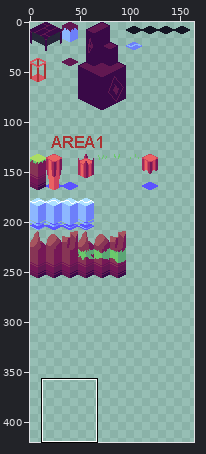
A pixel-art file gets an edit: Tileset/Isometic Tiles Testing.aseprite. Above: a wide view before the commit, with the close-up outlined.
Close-up. Earlier state:
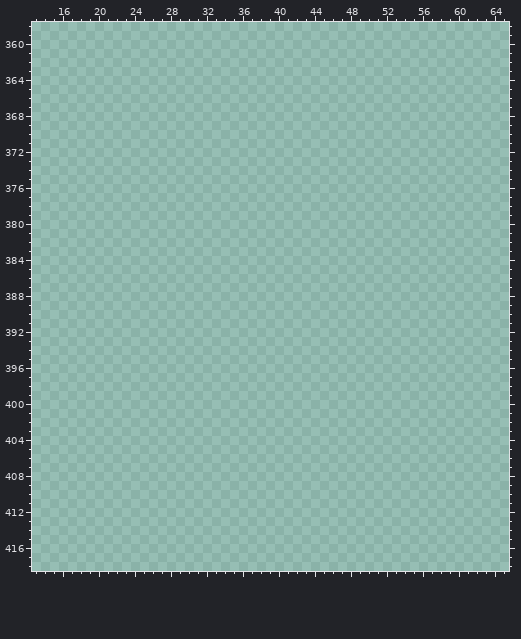
256x512 pixels, 1 frame. Colours within 5 levels of each other are drawn and written as one. Shown: x 13..65, y 358..418. The wide view leaves out empty margins. The commit also changed other parts of the picture, which this record leaves out.
Now the later version:
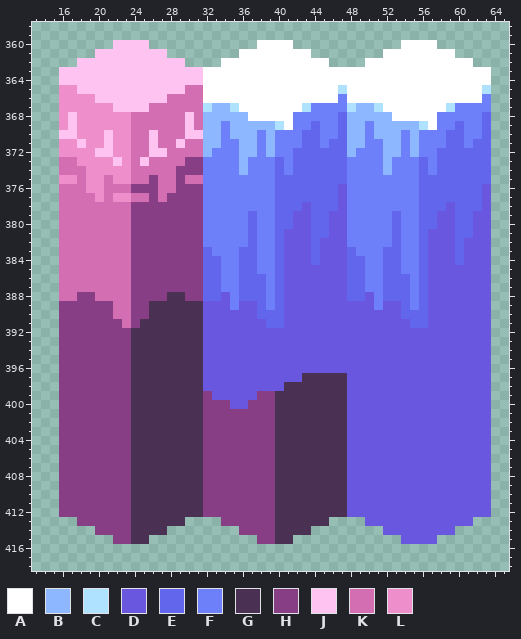
Palette (. is transparent): A #ffffff  B #8db7ff  C #aee2ff  D #6957df  E #6266ed  F #6d80fa  G #4a3052  H #873e84  J #ffc3f2  K #d46eb3  L #ee8fcb
Changes in this commit:
@@ x 13..65 @@
 359 .....................................................
-360 .....................................................
-361 .....................................................
-362 .....................................................
-363 .....................................................
-364 .....................................................
-365 .....................................................
-366 .....................................................
-367 .....................................................
-368 .....................................................
-369 .....................................................
-370 .....................................................
-371 .....................................................
-372 .....................................................
-373 .....................................................
-374 .....................................................
-375 .....................................................
-376 .....................................................
-377 .....................................................
-378 .....................................................
-379 .....................................................
-380 .....................................................
-381 .....................................................
-382 .....................................................
-383 .....................................................
-384 .....................................................
-385 .....................................................
-386 .....................................................
-387 .....................................................
-388 .....................................................
-389 .....................................................
-390 .....................................................
-391 .....................................................
-392 .....................................................
-393 .....................................................
-394 .....................................................
-395 .....................................................
-396 .....................................................
-397 .....................................................
-398 .....................................................
-399 .....................................................
-400 .....................................................
-401 .....................................................
-402 .....................................................
-403 .....................................................
-404 .....................................................
-405 .....................................................
-406 .....................................................
-407 .....................................................
-408 .....................................................
-409 .....................................................
-410 .....................................................
-411 .....................................................
-412 .....................................................
-413 .....................................................
-414 .....................................................
-415 .....................................................
+360 .........JJJJ............AAAA............AAAA........
+361 .......JJJJJJJJ........AAAAAAAA........AAAAAAAA......
+362 .....JJJJJJJJJJJJ....AAAAAAAAAAAA....AAAAAAAAAAAA....
+363 ...JJJJJJJJJJJJJJJJAAAAAAAAAAAAAAAAAAAAAAAAAAAAAAAA..
+364 ...JJJJJJJJJJJJJJJJAAAAAAAAAAAAAAAAAAAAAAAAAAAAAAAA..
+365 ...LLJJJJJJJJJJJJKKAAAAAAAAAAAAAAACAAAAAAAAAAAAAAAC..
+366 ...LLLLJJJJJJJJKKKKAAAAAAAAAAAAAAAFAAAAAAAAAAAAAAAF..
+367 ...LLLLLLJJJJKKKKKKCBBCAAAAAAACFFFFCBBCAAAAAAACFFFF..
+368 ...LJLLLLLLKKKKKKJKBBBBBAAAAAFFFFFEBBBBBAAAAAFFFFFE..
+369 ...LJLLLLLLKKKKKKJKBBFBBBBBCAFFEFFEBBFBBBBBCAFFEFFE..
+370 ...JJLLLJLLKKJKKKJJBBFBBBFBFFFEEFFEBBFBBBFBFFFEEFFE..
+371 ...LLJLLJLLKKJKKJKKBBFFBBFBFFFEEFEEBBFFBBFBFFFEEFEE..
+372 ...LLLLJJLLKKJJKKKKBFFFBBFBFFEEEEEEBFFFBBFBFFEEEEEE..
+373 ...KKLLLLJLKJKKKKHHFFFFBFFFEFEEEEEEFFFFBFFFEFEEEEEE..
+374 ...KKKLLLLLKKKKKHHHFFFFBFFFEFEEEEEEFFFFBFFFEFEEEEEE..
+375 ...LLKLLKLLKKHKKHKKFFFFFFFFEEEEEEEEFFFFFFFFEEEEEEEE..
+376 ...KKKLLKKKHHHKKHHHFFFFFFFFEEEEEEEDFFFFFFFFEEEEEEED..
+377 ...KKKKLKLLKKHKHHHHFFFFFFFFEEEEEEEDFFFFFFFFEEEEEEED..
+378 ...KKKKKKKKHHHHHHHHFFFFFFFFEEEDEEEDFFFFFFFFEEEDEEED..
+379 ...KKKKKKKKHHHHHHHHFFFFFEFFEEDDEEDDFFFFFEFFEEDDEEDD..
+380 ...KKKKKKKKHHHHHHHHFFFFFEFFEEDDEEDDFFFFFEFFEEDDEEDD..
+381 ...KKKKKKKKHHHHHHHHFFFFFEFFEDDDEEDDFFFFFEFFEDDDEEDD..
+382 ...KKKKKKKKHHHHHHHHFFFFFEFFEDDDEDDDFFFFFEFFEDDDEDDD..
+383 ...KKKKKKKKHHHHHHHHEFFFEEFFEDDDEDDDEFFFEEFFEDDDEDDD..
+384 ...KKKKKKKKHHHHHHHHEEFFEEFFEDDDEDDDEEFFEEFFEDDDEDDD..
+385 ...KKKKKKKKHHHHHHHHEEFFEEFFEDDDDDDDEEFFEEFFEDDDDDDD..
+386 ...KKKKKKKKHHHHHHHHEEFFEEEFEDDDDDDDEEFFEEEFEDDDDDDD..
+387 ...KKKKKKKKHHHHHHHHEEFFEEEFEDDDDDDDEEFFEEEFEDDDDDDD..
+388 ...KKHHKKKKHHHHGGHHEEDFEEEFEDDDDDDDEEDFEEEFEDDDDDDD..
+389 ...HHHHHHKKHHGGGGGGDDDFDDEFEDDDDDDDDDDFDDEFEDDDDDDD..
+390 ...HHHHHHKKHHGGGGGGDDDDDDEEEDDDDDDDDDDDDDEEEDDDDDDD..
+391 ...HHHHHHHKHGGGGGGGDDDDDDDEEDDDDDDDDDDDDDDEEDDDDDDD..
+392 ...HHHHHHHHGGGGGGGGDDDDDDDDDDDDDDDDDDDDDDDDDDDDDDDD..
+393 ...HHHHHHHHGGGGGGGGDDDDDDDDDDDDDDDDDDDDDDDDDDDDDDDD..
+394 ...HHHHHHHHGGGGGGGGDDDDDDDDDDDDDDDDDDDDDDDDDDDDDDDD..
+395 ...HHHHHHHHGGGGGGGGDDDDDDDDDDDDDDDDDDDDDDDDDDDDDDDD..
+396 ...HHHHHHHHGGGGGGGGDDDDDDDDDDDDDDDDDDDDDDDDDDDDDDDD..
+397 ...HHHHHHHHGGGGGGGGDDDDDDDDDDDGGGGGDDDDDDDDDDDDDDDD..
+398 ...HHHHHHHHGGGGGGGGDDDDDDDDDGGGGGGGDDDDDDDDDDDDDDDD..
+399 ...HHHHHHHHGGGGGGGGHDDDDDHHGGGGGGGGDDDDDDDDDDDDDDDD..
+400 ...HHHHHHHHGGGGGGGGHHHDDHHHGGGGGGGGDDDDDDDDDDDDDDDD..
+401 ...HHHHHHHHGGGGGGGGHHHHHHHHGGGGGGGGDDDDDDDDDDDDDDDD..
+402 ...HHHHHHHHGGGGGGGGHHHHHHHHGGGGGGGGDDDDDDDDDDDDDDDD..
+403 ...HHHHHHHHGGGGGGGGHHHHHHHHGGGGGGGGDDDDDDDDDDDDDDDD..
+404 ...HHHHHHHHGGGGGGGGHHHHHHHHGGGGGGGGDDDDDDDDDDDDDDDD..
+405 ...HHHHHHHHGGGGGGGGHHHHHHHHGGGGGGGGDDDDDDDDDDDDDDDD..
+406 ...HHHHHHHHGGGGGGGGHHHHHHHHGGGGGGGGDDDDDDDDDDDDDDDD..
+407 ...HHHHHHHHGGGGGGGGHHHHHHHHGGGGGGGGDDDDDDDDDDDDDDDD..
+408 ...HHHHHHHHGGGGGGGGHHHHHHHHGGGGGGGGDDDDDDDDDDDDDDDD..
+409 ...HHHHHHHHGGGGGGGGHHHHHHHHGGGGGGGGDDDDDDDDDDDDDDDD..
+410 ...HHHHHHHHGGGGGGGGHHHHHHHHGGGGGGGGDDDDDDDDDDDDDDDD..
+411 ...HHHHHHHHGGGGGGGGHHHHHHHHGGGGGGGGDDDDDDDDDDDDDDDD..
+412 ...HHHHHHHHGGGGGGGGHHHHHHHHGGGGGGGGDDDDDDDDDDDDDDDD..
+413 .....HHHHHHGGGGGG....HHHHHHGGGGGG....DDDDDDDDDDDD....
+414 .......HHHHGGGG........HHHHGGGG........DDDDDDDD......
+415 .........HHGG............HHGG............DDDD........
 416 .....................................................
